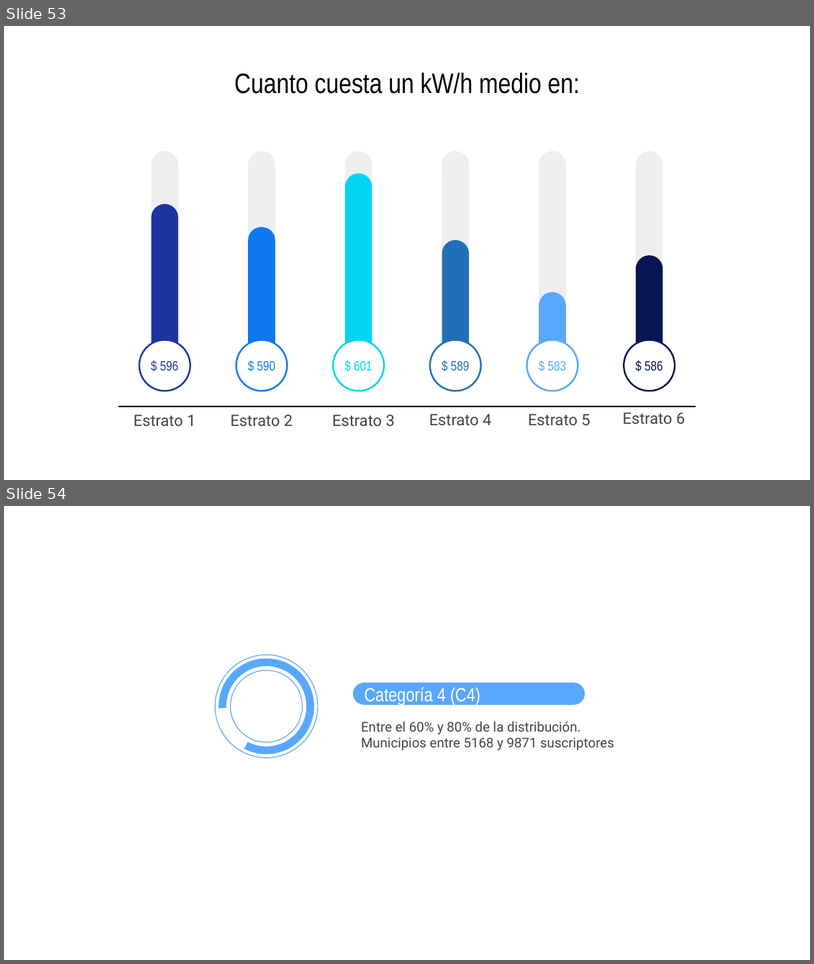
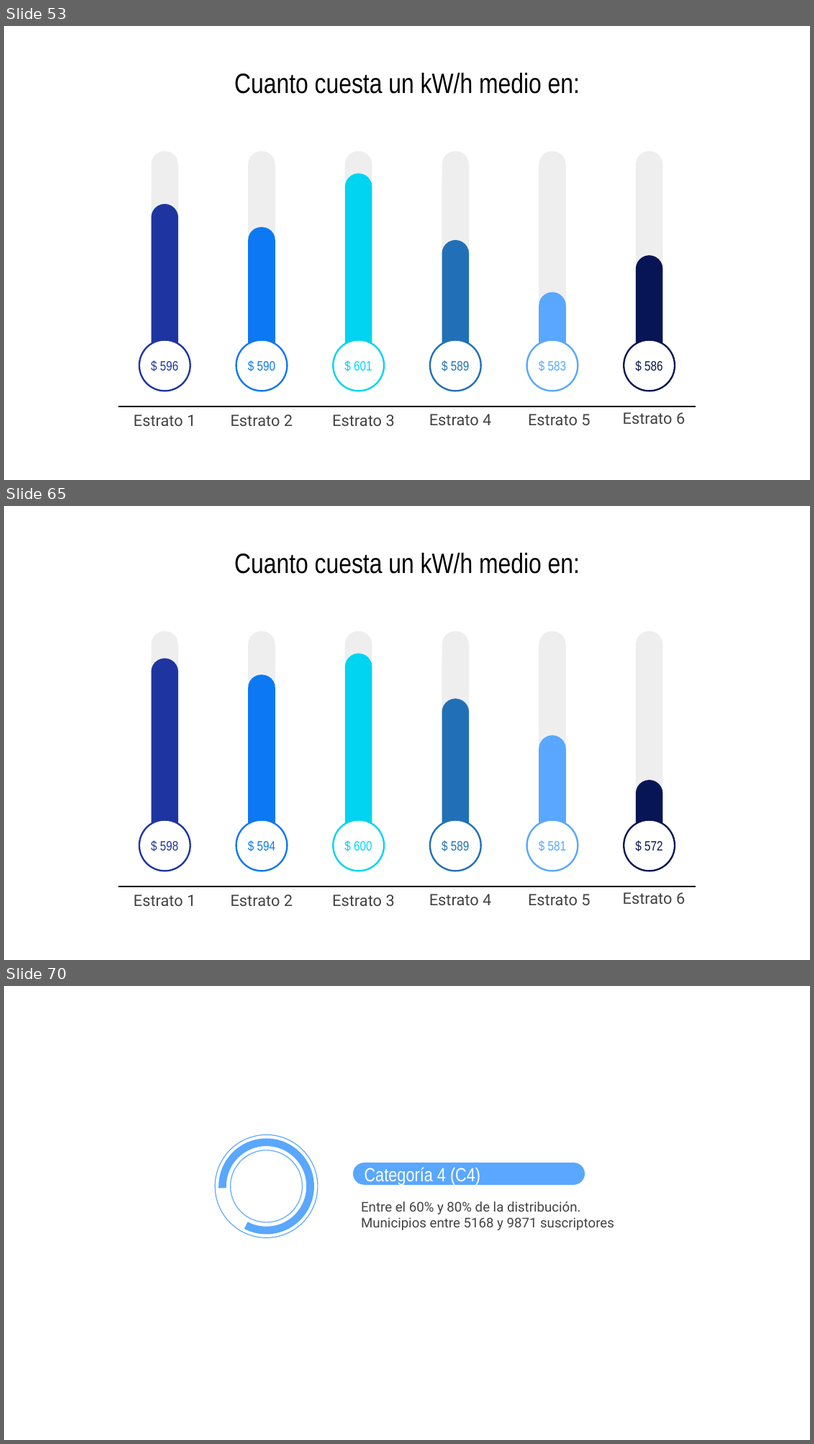
Before and after one commit to jtabordaj/research_eslatina, a slide deck: reporte_estadistico/presentacion/presentacionCategorias/presentation.pptx. Shown one above the other, each under a label of ours: slides 53 and 54 before the commit, slides 53, 65 and 70 after it; the slides between them are not shown. The pictures are 814x964 and 814x1444 pixels, drawn with LibreOffice and Linux fonts; fonts in the diff are those of the drawing. Boxes give left, top, right and bottom in pixels: in the first picture for what was removed or moved away, otherwise in the second. Text is boxed around its words. In the diff, an @@ line names an element or a change of style, - is before the commit and + after.

```diff
--- a/reporte_estadistico/presentacion/presentacionCategorias/presentation.pptx
+++ b/reporte_estadistico/presentacion/presentacionCategorias/presentation.pptx
@@ slide 65 added at [4,506,810,960], background #FFFFFF @@
@@ title added at [234,552,580,574], 25 pt, text #000000 @@
+Cuanto cuesta un kW/h medio en:
@@ line added from (118, 886) to (696, 886), #000000 0.75 pt @@
@@ group added at [134,631,196,906]: 2 rounded rectangles, 1 ellipse, 1 text @@
+$ 598
+Estrato 1
@@ group added at [231,631,293,906]: 2 rounded rectangles, 1 ellipse, 1 text @@
+$ 594
+Estrato 2
@@ group added at [332,631,395,906]: 2 rounded rectangles, 1 ellipse, 1 text @@
+$ 600
+Estrato 3
@@ group added at [430,631,491,905]: 2 rounded rectangles, 1 ellipse, 1 text @@
+$ 589
+Estrato 4
@@ group added at [527,631,590,905]: 2 rounded rectangles, 1 ellipse, 1 text @@
+$ 581
+Estrato 5
@@ group added at [623,631,685,903]: 2 rounded rectangles, 1 ellipse, 1 text @@
+$ 572
+Estrato 6
@@ what was slide 54 is now slide 70 @@
```
Also in this commit, not shown: 2 slides changed, 16 other slides added, 22 other files.
